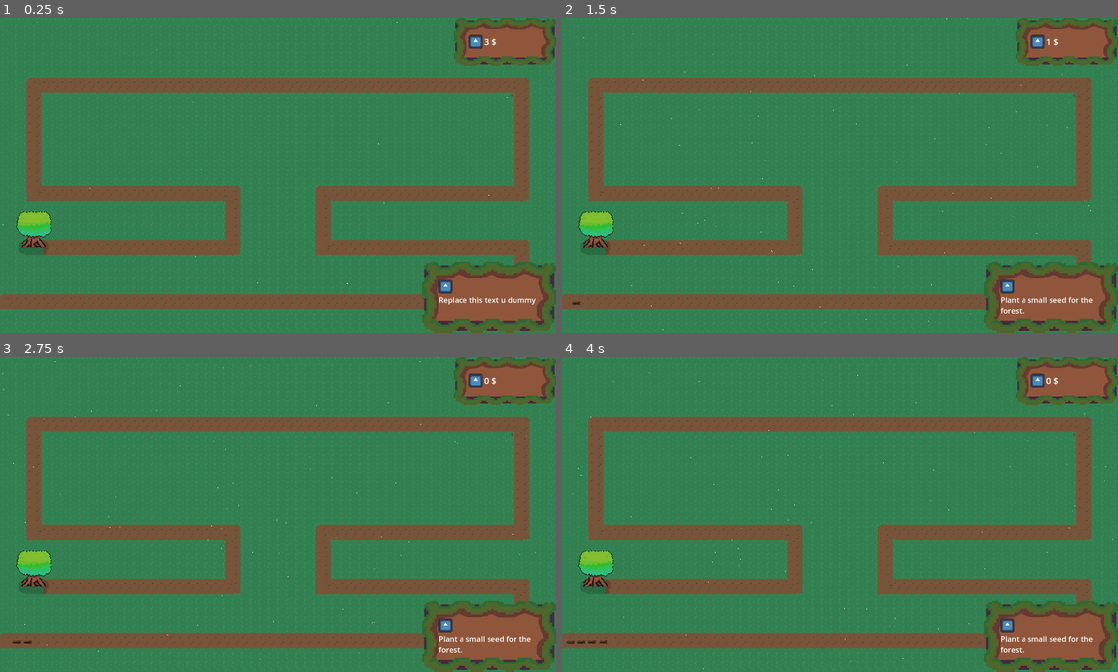
Above: before the commit, frames 1-4 (two rows, left to right).
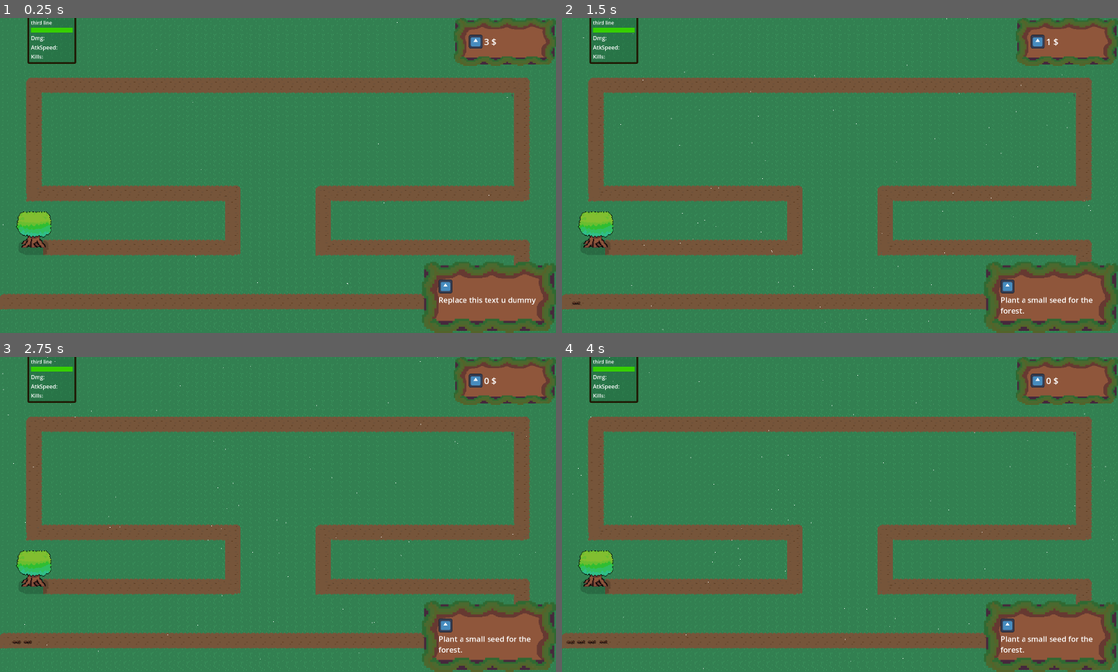
Above: after the commit, the same moments.

Repository: tomsku21/TD_project
Game: Godot game, scene res://Scenes/Main.tscn
Same seed, same stepped clock (60 frames per second), same inputs: the game is played once before the commit and once after it. The engine's default icon, where the game draws it, is replaced by a stand-in: a white triangle on a blue panel in a dark square.
Inputs (mouse positions are in pixels of both pictures, inside the frame that each line leads up to):
- Up to frame 1 (0.25 s): no input
- Up to frame 2 (1.5 s): click (1006, 285) at 0.5 s; click (1006, 288) at 1.25 s
- Up to frame 3 (2.75 s): click (444, 627) at 2.02 s
- Up to frame 4 (4 s): click (1006, 624) at 2.75 s; click (1006, 627) at 3.52 s

The runs differ from the first frame. In frame 1, 0.4% of the frame differs, in the area x 4-14%, y 0-15%; in frame 2, 0.4%; in frame 3, 0.4%; in frame 4, 0.4%.

Commit message:
Circle and popup update.

Diff:
--- a/Scenes/UI/Popups.tscn
+++ b/Scenes/UI/Popups.tscn
@@ -29,12 +29,13 @@
 
 [node name="Buildingstats" type="Control" parent="UI"]
 unique_name_in_owner = true
-visible = false
 layout_mode = 3
 anchors_preset = 0
 offset_right = 241.0
+mouse_filter = 2
 
 [node name="Upgrades" type="VBoxContainer" parent="UI/Buildingstats"]
+layout_mode = 0
 offset_left = -56.0
 offset_top = -112.0
 offset_right = 54.0
@@ -46,6 +47,7 @@
 layout_mode = 2
 size_flags_horizontal = 4
 size_flags_vertical = 0
+mouse_filter = 1
 texture_normal = ExtResource("2_5v7bk")
 ignore_texture_size = true
 stretch_mode = 0
@@ -57,6 +59,7 @@
 [node name="build1" type="TextureButton" parent="UI/Buildingstats/Upgrades/HBoxContainer"]
 custom_minimum_size = Vector2(30, 30)
 layout_mode = 2
+mouse_filter = 1
 texture_normal = ExtResource("2_5v7bk")
 ignore_texture_size = true
 stretch_mode = 0
@@ -64,6 +67,7 @@
 [node name="build3" type="TextureButton" parent="UI/Buildingstats/Upgrades/HBoxContainer"]
 custom_minimum_size = Vector2(30, 30)
 layout_mode = 2
+mouse_filter = 1
 texture_normal = ExtResource("2_5v7bk")
 ignore_texture_size = true
 stretch_mode = 0
@@ -75,15 +79,18 @@
 offset_right = 222.0
 offset_bottom = 134.0
 pivot_offset = Vector2(70, 0)
+mouse_filter = 2
 theme_override_styles/panel = SubResource("StyleBoxFlat_eu1q3")
 
 [node name="VBoxContainer" type="VBoxContainer" parent="UI/Buildingstats/BuildPopup"]
 layout_mode = 2
+mouse_filter = 2
 
 [node name="Desc" type="RichTextLabel" parent="UI/Buildingstats/BuildPopup/VBoxContainer"]
 unique_name_in_owner = true
 custom_minimum_size = Vector2(30, 60)
 layout_mode = 2
+mouse_filter = 2
 theme_override_font_sizes/normal_font_size = 14
 text = "Get chompy with it oh yeah... is there space for a third line"
 fit_content = true
@@ -93,6 +100,7 @@
 unique_name_in_owner = true
 custom_minimum_size = Vector2(0, 15)
 layout_mode = 2
+mouse_filter = 2
 
 [node name="Dmg" type="Label" parent="UI/Buildingstats/BuildPopup/VBoxContainer"]
 unique_name_in_owner = true
--- a/Scripts/Buytier1.gd
+++ b/Scripts/Buytier1.gd
@@ -16,6 +16,7 @@
 		var ghostT = building.instantiate()
 		ghost_node.add_child(ghostT)
 		GlobalVariables.selected_turret = item
+		GlobalVariables.show_circles = true
 
 func _on_mouse_entered():
 	%TDesc.text = description
--- a/Scripts/GlobalVariables.gd
+++ b/Scripts/GlobalVariables.gd
@@ -10,6 +10,7 @@
 var max_rounds: int = 1
 var selected_turret
 var is_mouse_in_Area2D = false
+var show_circles = false
 
 var normal_cursor = load("res://Assets/cursor/normal.png")
 var clicked_cursor = load("res://Assets/cursor/clicked.png")
--- a/Scripts/temp_building.gd
+++ b/Scripts/temp_building.gd
@@ -25,4 +25,5 @@
 				var new_turret = GlobalVariables.selected_turret.instantiate()
 				turret.add_child(new_turret)
 				new_turret.global_position = tilemap.map_to_local(cell)
+				GlobalVariables.show_circles = false
 		queue_free()
--- a/Scripts/turret.gd
+++ b/Scripts/turret.gd
@@ -19,8 +19,13 @@
 	atk_speed = %AttackTimer.wait_time
 
 func _process(delta):
-	if hovered:
+	if GlobalVariables.show_circles:
+		circle.visible = true
+	elif hovered:
+		circle.visible = true
 		Popups.showBuildInfo(get_global_transform_with_canvas(), self)
+	else:
+		circle.visible = false
 
 func take_damage(damage: int):
 	healthcomponent.damage(damage)
@@ -59,12 +64,12 @@
 
 
 func _on_mouse_entered() -> void:
-	circle.visible = true
+	#circle.visible = true
 	GlobalVariables.is_mouse_in_Area2D = true
 
 
 func _on_mouse_exited() -> void:
-	circle.visible = false
+	#circle.visible = false
 	GlobalVariables.is_mouse_in_Area2D = false
 
 
Not shown: 1 places in Scenes/UI/Popups.tscn that only renumber resources
Not shown: 1 places in Scenes/UI/UI.tscn that only renumber resources
